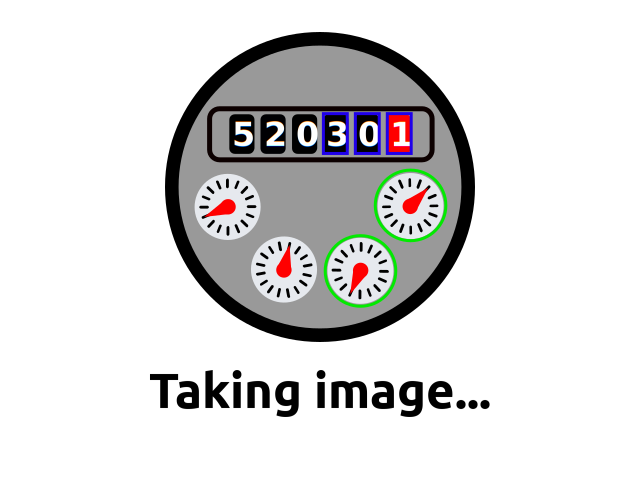
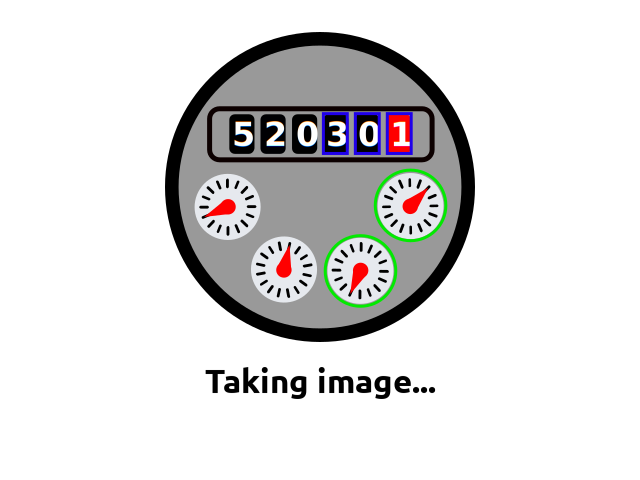
Revision of a layered 640x480 image; what changed, layer by layer:
painted on "Taking image..." over [left=149, top=367, right=490, bottom=417]
